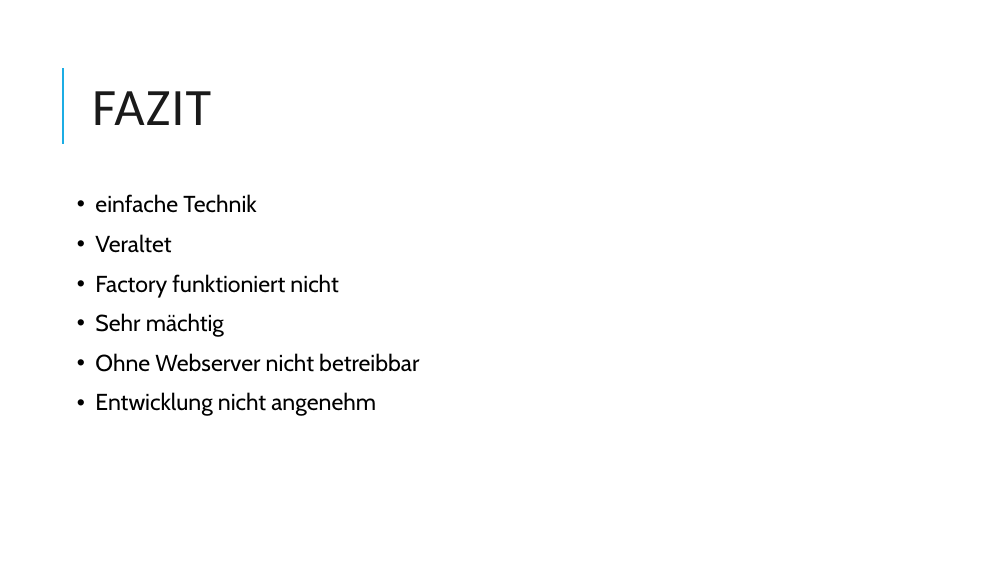
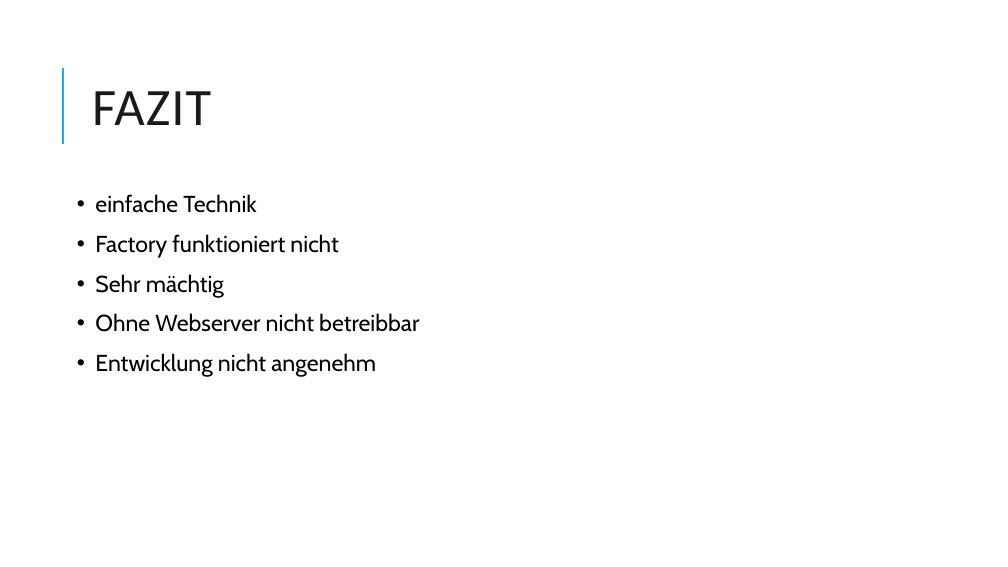
Before and after one commit to Dabjazz/SportsClubManager, a slide deck: slide 27 of Presentation/Presentation.pptx. Drawn at 1008x567 pixels with LibreOffice and Linux fonts; fonts in the diff are those of the drawing. Boxes give left, top, right and bottom in pixels: in the first picture for what was removed or moved away, otherwise in the second. Text is boxed around its words. In the diff, an @@ line names an element or a change of style, - is before the commit and + after.

```diff
--- a/Presentation/Presentation.pptx
+++ b/Presentation/Presentation.pptx
@@ text at (95, 234, 171, 253): paragraph removed @@
-• Veraltet
```
Also in this commit, not shown: 1 other slide changed, 4 slides added, 1 slide removed, 1 other file.
